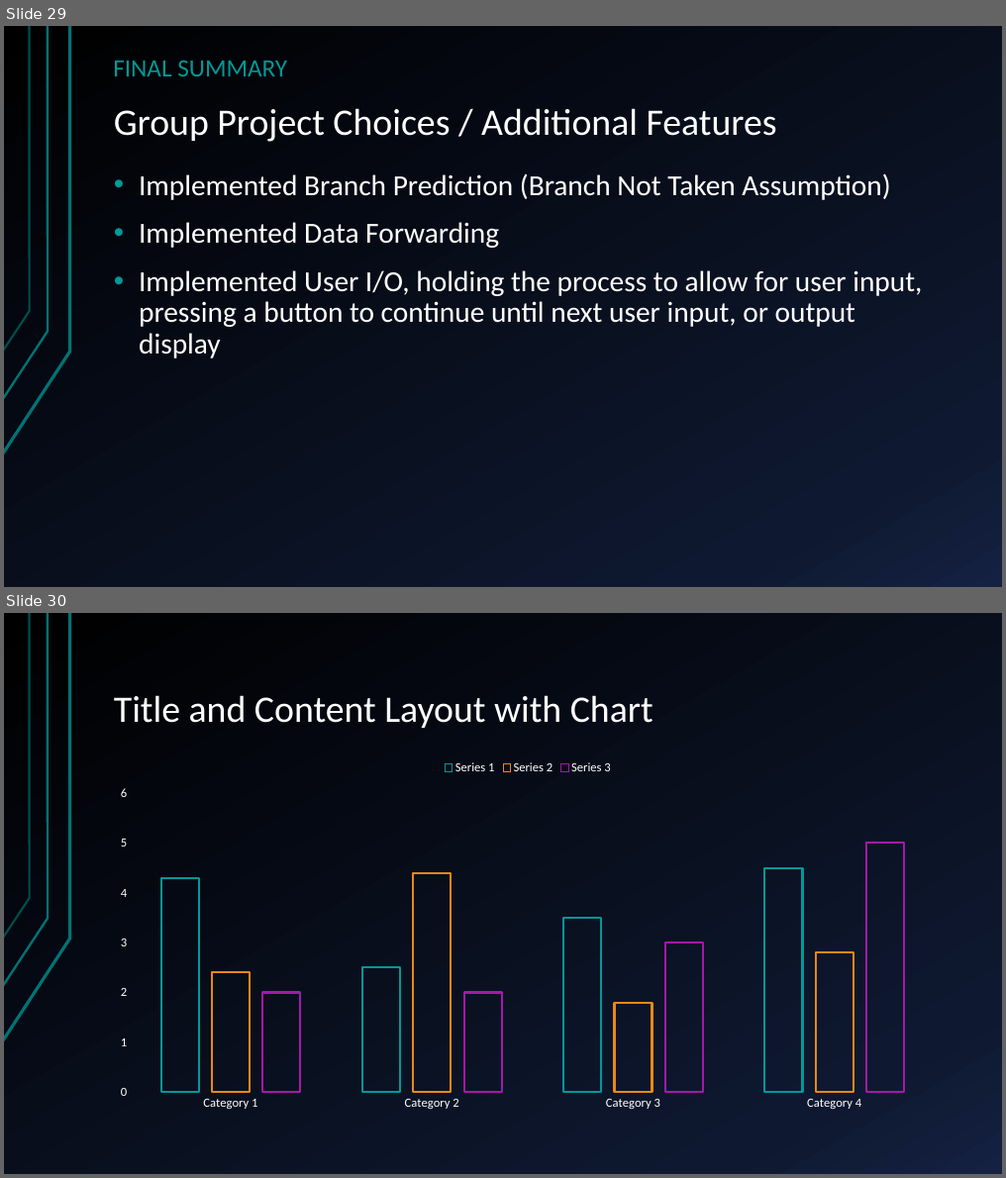
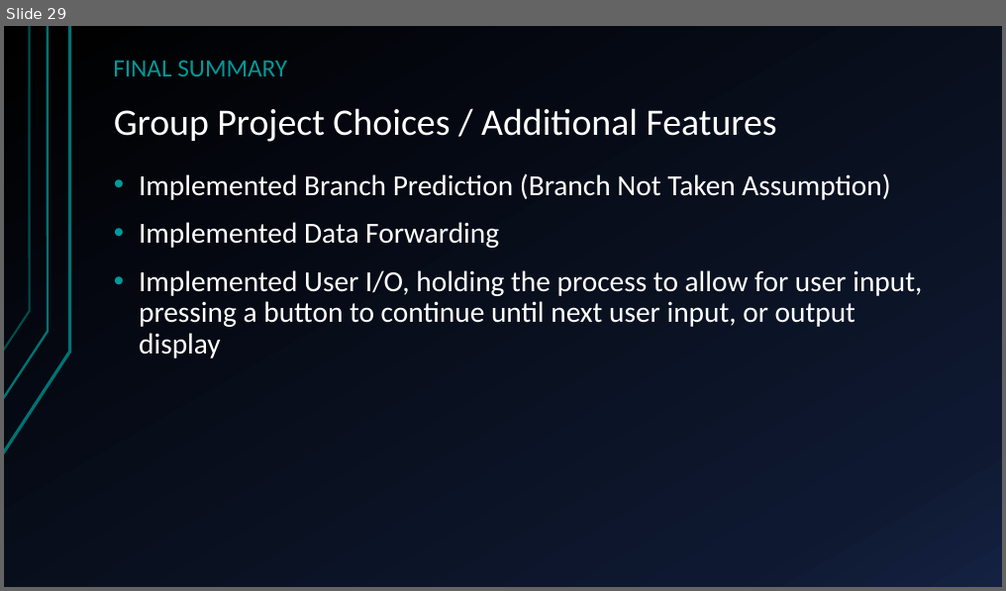
Before and after one commit to HansSanitizer/CENG-450-Project, a slide deck: Documentation/Long-Mann 16-Bit RISC Processor.pptx. Shown one above the other, each under a label of ours: slides 29 and 30 before the commit, slide 29 after it. The pictures are 1006x1178 and 1006x591 pixels, drawn with LibreOffice and Linux fonts; fonts in the diff are those of the drawing. Boxes give left, top, right and bottom in pixels: in the first picture for what was removed or moved away, otherwise in the second. Text is boxed around its words. In the diff, an @@ line names an element or a change of style, - is before the commit and + after.

```diff
--- a/Documentation/Long-Mann 16-Bit RISC Processor.pptx
+++ b/Documentation/Long-Mann 16-Bit RISC Processor.pptx
@@ slide 30 removed at [4, 613, 1002, 1174], background gradient #000000 to #0F1931 to #142242; not listed: 3 template elements that a slide beside it also shows @@
@@ title removed at [114, 695, 653, 728] @@
-Title and Content Layout with Chart
@@ column chart removed at [104, 753, 951, 1118] @@
-categories: Category 1, Category 2, Category 3, Category 4
-Series 1: 4.3, 2.5, 3.5, 4.5
-Series 2: 2.4, 4.4, 1.8, 2.8
-Series 3: 2, 2, 3, 5
```
Also in this commit, not shown: 3 slides changed, 4 other slides removed.
